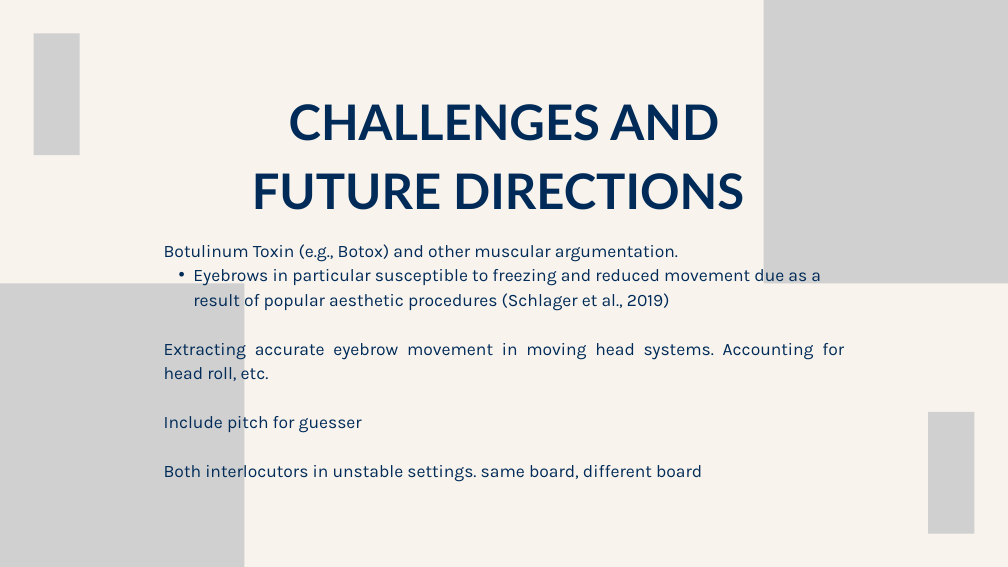
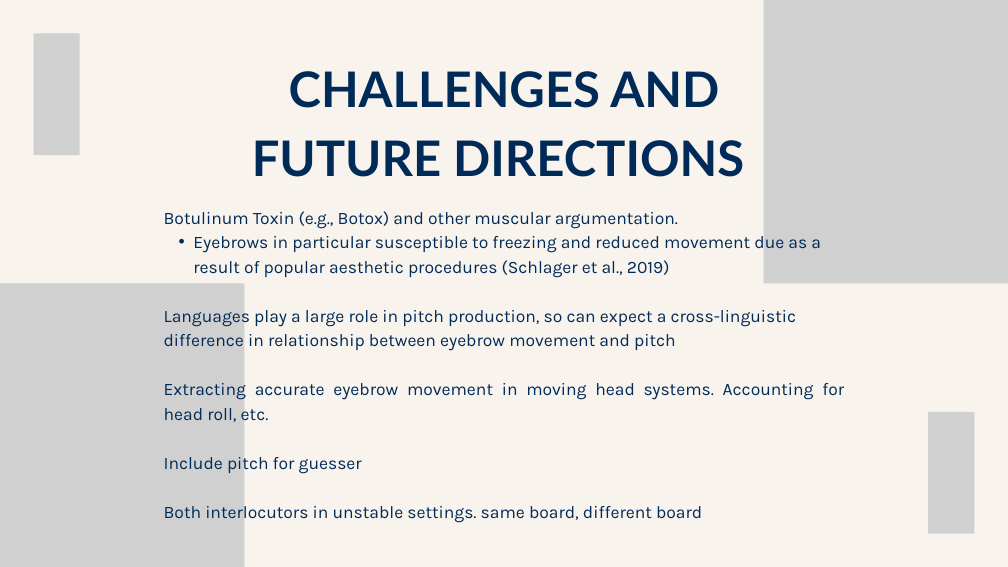
Before and after one commit to mearlboro/RaisedExpectations, a slide deck: slide 13 of docs/Raised Expectations.pptx. Drawn at 1008x567 pixels with LibreOffice and Linux fonts; fonts in the diff are those of the drawing; grey boxes stand for pictures. Boxes give left, top, right and bottom in pixels: in the first picture for what was removed or moved away, otherwise in the second. Text is boxed around its words. In the diff, an @@ line names an element or a change of style, - is before the commit and + after.

```diff
--- a/docs/Raised Expectations.pptx
+++ b/docs/Raised Expectations.pptx
@@ text "CHALLENGES AND FUTURE DIRECTIONS": place and size @@
-text "CHALLENGES AND FUTURE DIRECTIONS" at (252,104,744,210)
+text "CHALLENGES AND FUTURE DIRECTIONS" at (252,71,744,177)
@@ text "Botulinum Toxin (e.g., Botox) and ...": place and size @@
-text "Botulinum Toxin (e.g., Botox) and ..." at (164,244,844,482)
+text "Botulinum Toxin (e.g., Botox) and ..." at (164,211,844,523)
@@ text at (164,310,797,351): paragraph added @@
+Languages play a large role in pitch production, so can expect a cross-linguistic difference in relationship between eyebrow movement and pitch
```
Also in this commit, not shown: 6 other slides changed.
